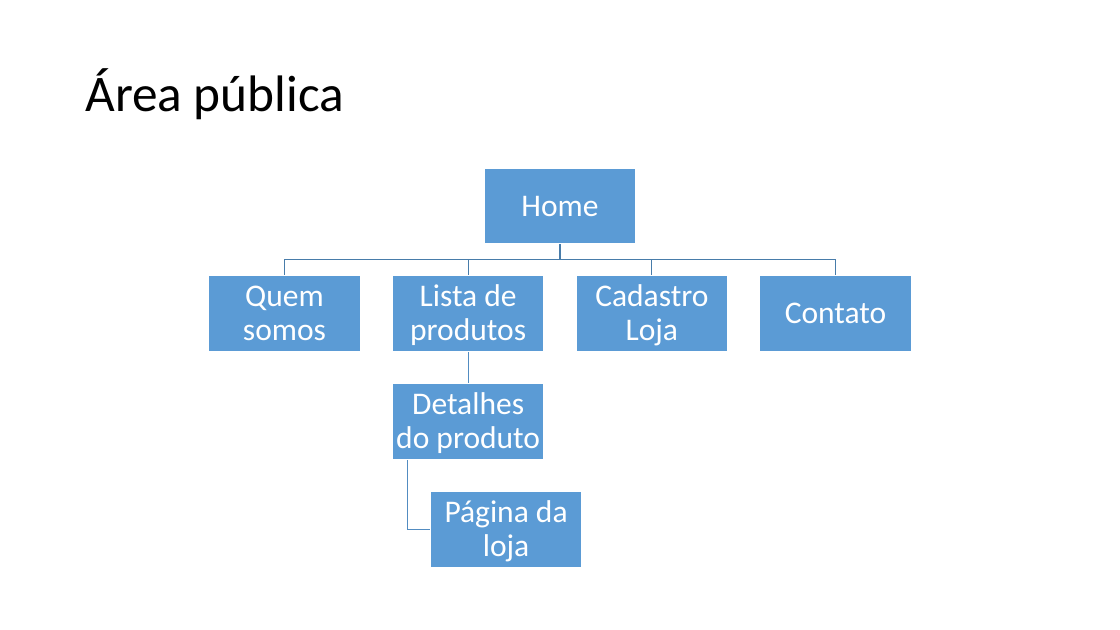
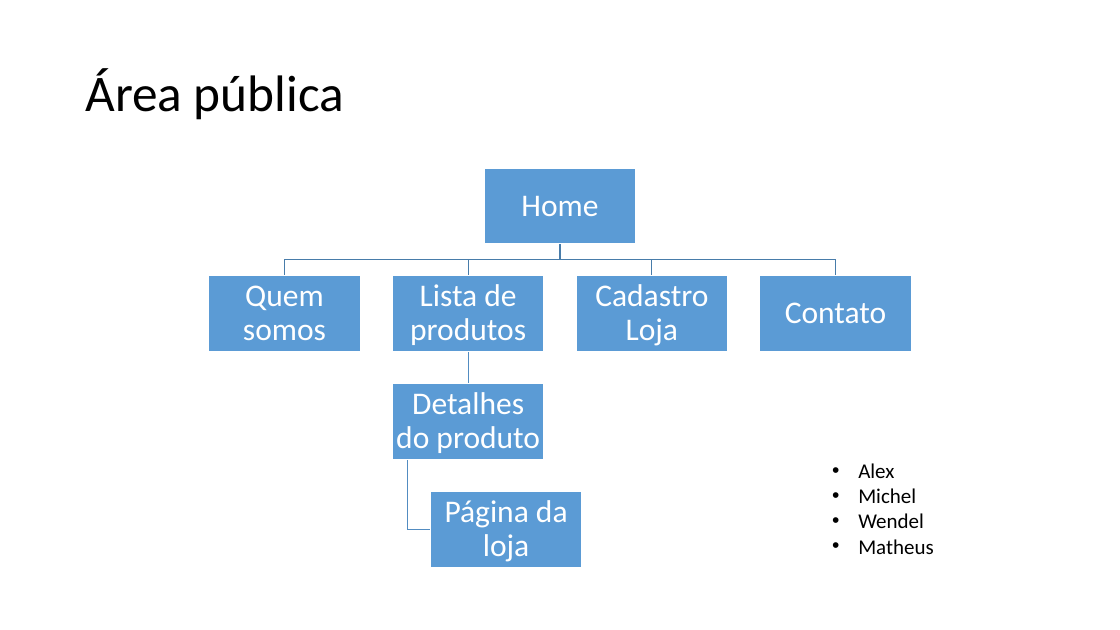
Before and after one commit to brenoas/projetointegrador, a slide deck: slide 2 of sitemap.pptx. Drawn at 1120x630 pixels with LibreOffice and Linux fonts; fonts in the diff are those of the drawing. Boxes give left, top, right and bottom in pixels: in the first picture for what was removed or moved away, otherwise in the second. Text is boxed around its words. In the diff, an @@ line names an element or a change of style, - is before the commit and + after.

```diff
--- a/sitemap.pptx
+++ b/sitemap.pptx
@@ text added at [858, 463, 934, 554], 18 pt, text #000000 @@
+• Alex
+• Michel
+• Wendel
+• Matheus
```
Also in this commit, not shown: 2 other slides changed.
